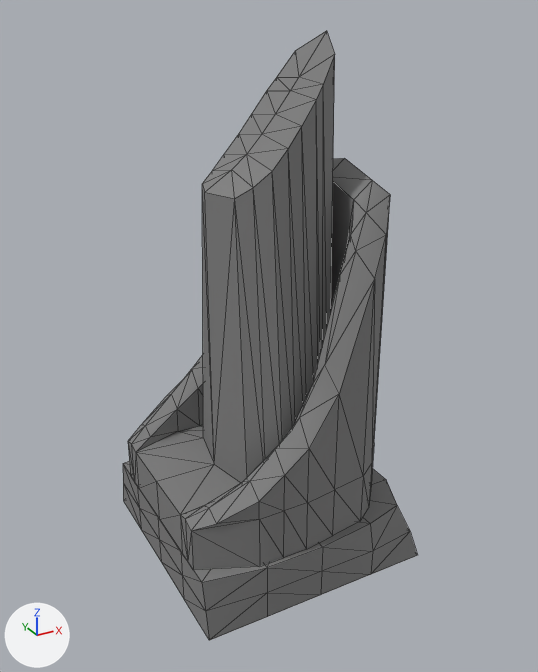
The COLLADA model UnityProject-CyberDino/Assets/Resources/Environment/Track/Buildings/Building_Top_04.dae: old version first, new version second.
The view is the same before and after, from a 50 mm lens placed at (-0.593, -1.115, 0.992), pointed at (0.008, -0.021, 0.445). Every picture has the same lights, and +X, +Y and +Z are marked at lower left. Mesh edges are drawn as thin lines.

Names of what the first picture shows: 'Building_Top_04'.
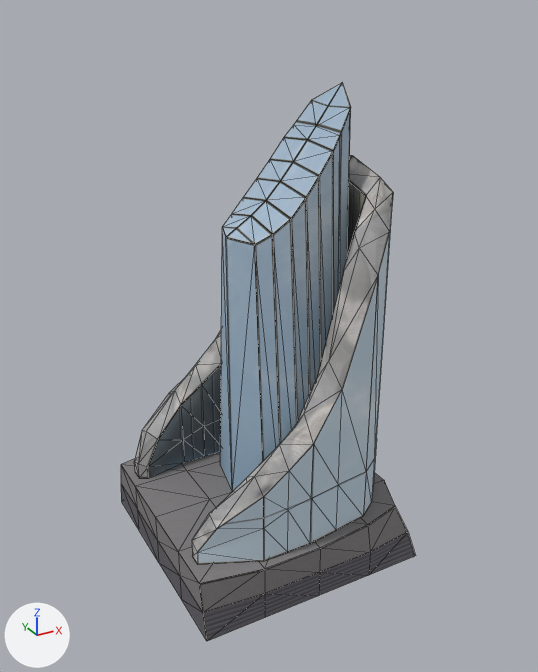
Edits to the bpy script that builds the scene:
```text
Add img_building_top_04_png:
    img_building_top_04_png = load_image('Building_Top_04.png', 'Textures/Building_Top_04.png', 2048, 2048, 'sRGB')
Add mat_building_top_mat04:
    mat_building_top_mat04 = principled_material('Building_Top_Mat04')
    mat_building_top_mat04.texture = img_building_top_04_png
    mat_building_top_mat04.roughness = 0.9
Change me_building_top_04mesh:
    used by ob_building_top_04; location = (0.0, 0.0, 0.0)
    remove me_building_top_04mesh.from_pydata(...)  # 207 vertices, 364 faces; spans x -0.22..0.23, y -0.225..0.225, z 0.004..0.959
    remove me_building_top_04mesh.materials.append(mat_default_material)  # grey #7f7f7f
    add me_building_top_04mesh.from_pydata(...)  # 222 vertices, 364 faces; spans x -0.225..0.225, y -0.225..0.225, z 0.004..0.877
    me_building_top_04mesh part 1: the loose piece of 152 vertices spanning x -0.22..0.208, y -0.215..0.2, z 0.112..0.959 is rebuilt with 123 vertices and now spans x -0.208..0.22, y -0.209..0.209, z 0.113..0.751, in mat_building_top_mat04 (picture img_building_top_04_png)
    me_building_top_04mesh part 2: the loose piece of 55 vertices spanning x -0.22..0.23, y -0.225..0.225, z 0.004..0.114 is rebuilt with 57 vertices and now spans x -0.225..0.225, y -0.225..0.225, z 0.004..0.114, in mat_building_top_mat04 (picture img_building_top_04_png)
    me_building_top_04mesh part 3: a new loose piece of 42 vertices spanning x -0.064..0.163, y -0.136..0.135, z 0.114..0.877, in mat_building_top_mat04 (picture img_building_top_04_png)
    add me_building_top_04mesh.materials.append(mat_building_top_mat04)  # picture img_building_top_04_png
```

Boxes (x1, y1, x2, y2) around the edits, measured in the pictures (538 x 672 px):
'Building_Top_04', reshaped (9% shorter): before (123, 30, 417, 641); after (121, 83, 415, 641)
part 1 of me_building_top_04mesh, rebuilt (24% shorter): before (128, 30, 390, 570); after (134, 155, 393, 565)
part 2 of me_building_top_04mesh, rebuilt: before (123, 461, 417, 641); after (121, 452, 415, 641)
part 3 of me_building_top_04mesh, added: after (220, 83, 351, 492)
